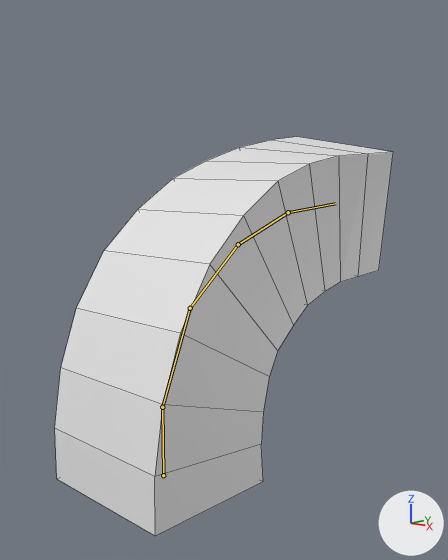
A saved change to the Blender file Blender/Rig and Model Char/IKtest.blend.
Both versions are drawn from a 50 mm lens placed at (5.96, -5.2, 4.01), pointed at (-0.32, 1.77, 2.32). The axes (+X, +Y, +Z) are drawn at lower right. The lights are the same throughout. Both versions are drawn at the pose saved in each file; the numbers are the values there. The bones that bend it are drawn over the model as lines. Mesh edges are drawn as thin lines.
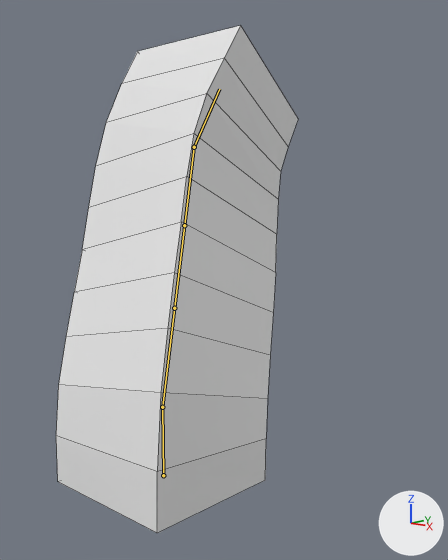
Where the change shows, as pixel boxes (x1, y1, x2, y2) in the pictures (448 x 560 px):
'Cube', posed (28% narrower, 27% taller): before (55, 137, 393, 536); after (56, 25, 298, 533)

What the commit changed:
Bone 'top.ik' (bone_top_ik) moves from (-0.01, -0.75, -2.97) to (-1.12, 0.74, -2.04).
